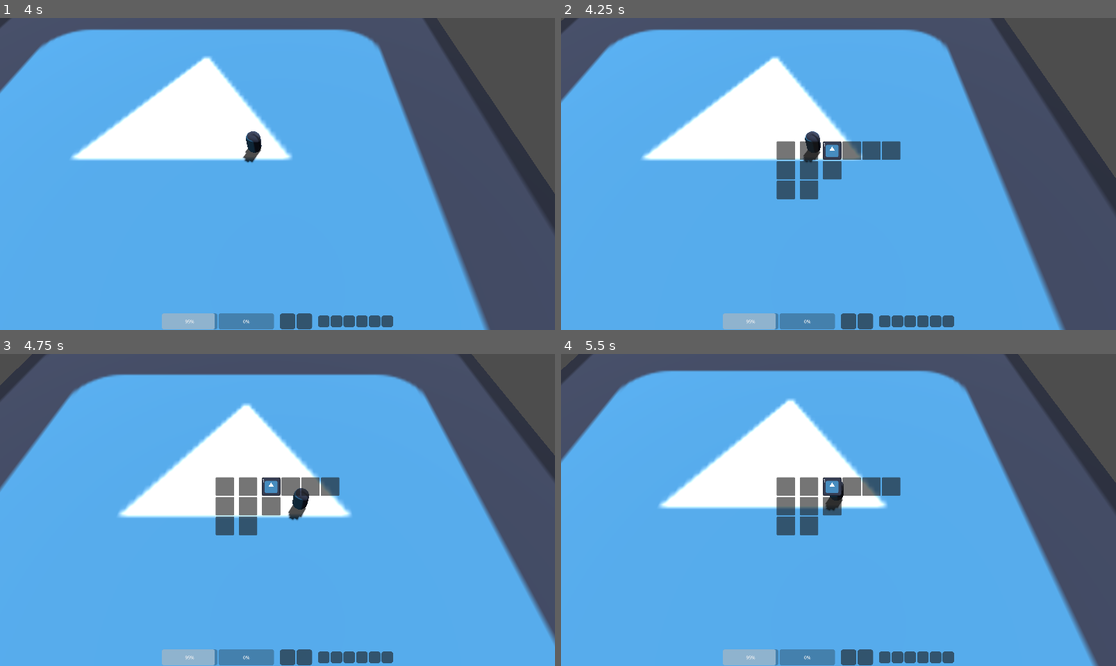
Above: before the commit, frames 1-4 (two rows, left to right).
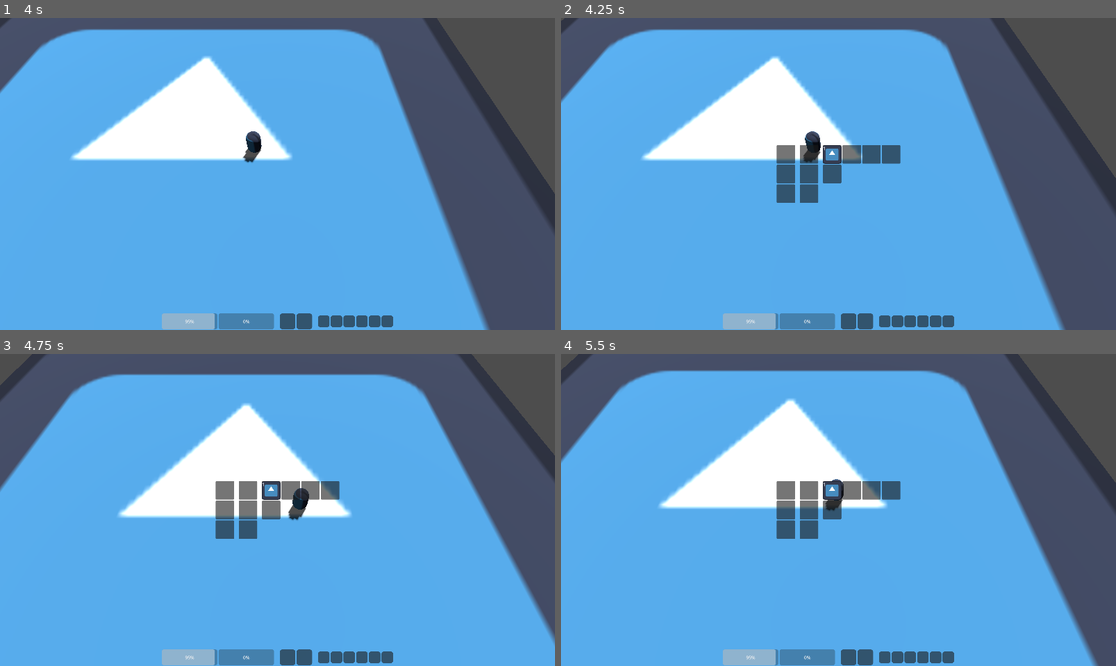
Above: after the commit, the same moments.

Repository: toledosq/godot_zombies
Game: Godot game, scene res://scenes/Main.tscn
Same seed, same stepped clock (60 frames per second), same inputs: the game is played once before the commit and once after it. The engine's default icon, where the game draws it, is replaced by a stand-in: a white triangle on a blue panel in a dark square.
Inputs (mouse positions are in pixels of both pictures, inside the frame that each line leads up to):
- Up to frame 1 (4 s): tap Enter at 0.5 s; move the mouse to (399, 158) at 0.52 s; hold D (move_right) 0.53-1.28 s; tap I (test_add_item) at 0.6, 1.55, 2.1, 3.05 s; tap O (test_remove_item) at 0.8, 1.35, 2.3, 3.8 s; move the mouse to (166, 189) at 1.27 s; hold S (move_back) 1.28-2.03 s; move the mouse to (333, 105) at 2.02 s; hold D (move_right) 2.03-2.78 s; move the mouse to (249, 236) at 2.77 s; hold W (move_forward) 2.78-3.53 s; tap J (test_damage) at 2.85 s; move the mouse to (444, 220) at 3.52 s; hold A (move_left) from 3.53 s (still down); tap K (test_heal) at 3.6 s
- Up to frame 2 (4.25 s): keep holding A (move_left); tap Tab (ui_inventory) at 4.15 s
- Up to frame 3 (4.75 s): keep holding A (move_left); move the mouse to (111, 463) at 4.27 s; tap O (test_remove_item) at 4.35 s; tap I (test_add_item) at 4.55 s
- Up to frame 4 (5.5 s): move the mouse to (866, 510) at 5.02 s; release A (move_left) at 5.03 s; hold S (move_back) from 5.03 s (still down); tap I (test_add_item) at 5.1 s; tap O (test_remove_item) at 5.3 s

Frame 1 is identical in both runs. In frame 2, 0.7% of the frame differs, in the area x 38-62%, y 39-60%; in frame 3, 0.8%; in frame 4, 0.8%.

Commit message:
Fixed some drap'n'drop bugs

Diff:
--- a/inventory/inventory.gd
+++ b/inventory/inventory.gd
@@ -1,81 +1,100 @@
-class_name Inventory extends Resource
+class_name Inventory
+extends Resource
 
-@export var max_slots: int = 30
+@export var max_slots: int = 10:
+	set(value):
+		max_slots = value
+		_ensure_slots_length()
+	get:
+		return max_slots
+
 @export var slots: Array[InventorySlot] = []
 
+func _init():
+	_ensure_slots_length()
 
 func has_space_for(item: ItemData, quantity: int = 1) -> bool:
 	var remaining = quantity
 
-	# First, check space in existing stacks
+	# 1) Fill existing partial stacks
 	for slot in slots:
-		if slot.item == item and slot.quantity > item.max_stack:
-			var space_in_stack = item.max_stack - slot.quantity
-			remaining -= min(space_in_stack, remaining)
+		if slot.item == item and slot.quantity < item.max_stack:
+			var space = item.max_stack - slot.quantity
+			remaining -= min(space, remaining)
 			if remaining <= 0:
-				return true # It all fits
+				return true	 # it all fits into existing stacks
 
-	# Next, check if there's space for new stacks
-	var free_slots = max_slots - slots.size()
-	var new_stacks_needed = ceil(float(remaining) / item.max_stack)
+	# 2) Count how many empty slots remain
+	var empty_slots = 0
+	for slot in slots:
+		if slot.item == null:
+			empty_slots += 1
 
-	# Return true/false depending on space
-	return new_stacks_needed <= free_slots
+	# How many new stacks we'd need?
+	var stacks_needed = ceil(remaining / float(item.max_stack))
 
+	return stacks_needed <= empty_slots
 
 func add_item(item: ItemData, quantity: int = 1) -> Dictionary:
 	var remaining = quantity
 	var added = 0
 
-	# Fill existing stacks
+	# 1) Top up existing stacks
 	for slot in slots:
 		if slot.item == item and slot.quantity < item.max_stack:
-			var space_in_stack = item.max_stack - slot.quantity
-			var to_add = min(space_in_stack, remaining)
+			var space = item.max_stack - slot.quantity
+			var to_add = min(space, remaining)
 			slot.quantity += to_add
 			added += to_add
 			remaining -= to_add
 			if remaining == 0:
 				break
 
-	# Add new stacks for leftovers
-	while remaining > 0 and slots.size() < max_slots:
-		var to_add = min(item.max_stack, remaining)
-		var new_slot = InventorySlot.new()
-		new_slot.item = item
-		new_slot.quantity = to_add
-		slots.append(new_slot)
-		added += to_add
-		remaining -= to_add
+	# 2) Create new stacks in empty slots
+	for slot in slots:
+		if remaining == 0:
+			break
+		if slot.item == null:
+			var to_add = min(item.max_stack, remaining)
+			slot.item = item
+			slot.quantity = to_add
+			added += to_add
+			remaining -= to_add
 
-	# Return a dictionary with details
 	return {
-		"added": added,			# total items successfully added
-		"rejected": remaining	# total items that overflowed
+		"added": added,		 # how many items went in
+		"rejected": remaining  # leftovers
 	}
-
 
 func remove_item(item: ItemData, quantity: int = 1) -> bool:
 	var remaining = quantity
 
 	for slot in slots:
 		if slot.item == item:
-			if slot.quantity >= remaining:
+			if slot.quantity > remaining:
 				slot.quantity -= remaining
-				if slot.quantity == 0:
-					slots.erase(slot)
 				return true
 			else:
 				remaining -= slot.quantity
-				slots.erase(slot)
-
-	# If we still have remaining quantity, we couldn't remove enough
+				# clear that slot instead of removing it
+				slot.item = null
+				slot.quantity = 0
+				if remaining == 0:
+					return true
+	# if we ran out of slots before removing everything...
 	return remaining == 0
 
+func swap_slots(a: int, b: int) -> void:
+	# no need to re-ensure length here
+	if a >= 0 and b >= 0 and a < max_slots and b < max_slots:
+		var tmp = slots[a]
+		slots[a] = slots[b]
+		slots[b] = tmp
 
-func get_quantity(item: ItemData) -> int:
-	var total = 0
-	for slot in slots:
-		if slot.item == item:
-			total += slot.quantity
-	return total
+func _ensure_slots_length() -> void:
+	# Expand with empty InventorySlot until we hit max_slots
+	while slots.size() < max_slots:
+		slots.append(InventorySlot.new())
+	# Trim extras if max_slots got smaller
+	while slots.size() > max_slots:
+		slots.pop_back()
--- a/inventory/inventory_component.gd
+++ b/inventory/inventory_component.gd
@@ -15,6 +15,7 @@
 
 func _ready() -> void:
 	print("InventoryComponent: Max Slots = %d" % max_slots)
+	print("InventoryComponent: Inventory reports max slots = %d" % inventory.max_slots)
 
 
 func add_item(item: ItemData, quantity: int = 1) -> Dictionary:
--- /dev/null
+++ b/inventory/inventory_slot_ui.gd
@@ -0,0 +1,80 @@
+class_name InventorySlotUI extends Panel
+
+@export var slot_index: int = 0
+
+var inv_comp: InventoryComponent
+var inventory: Inventory
+var square_size = Vector2(64, 64)
+
+@onready var icon: TextureRect = $Icon
+@onready var count_label:Label = $Count
+
+
+func _ready() -> void:
+	# Force icon to be exactly 64×64
+	icon.custom_minimum_size = square_size
+
+	# Use aspect-preserving scaling (it’ll downscale large textures, but never stretch them)
+	icon.stretch_mode = TextureRect.STRETCH_KEEP_ASPECT_CENTERED
+
+
+func setup(component: InventoryComponent, inv: Inventory) -> void:
+	inv_comp = component
+	inventory = inv_comp.inventory
+
+	# Listen for changes
+	inv_comp.connect("item_added", Callable(self, "_on_inventory_changed"))
+	inv_comp.connect("item_removed", Callable(self, "_on_inventory_changed"))
+	inv_comp.connect("inventory_full", Callable(self, "_on_inventory_full"))
+
+	refresh()
+
+
+func refresh() -> void:
+	# var slot = slot_index < inventory.slots.size() ? inventory.slots[slot_index] : null
+	var slot = inventory.slots[slot_index] if slot_index < inventory.slots.size() else null
+
+	if slot and slot.item and icon:
+		icon.texture = slot.item.icon
+		count_label.text = str(slot.quantity)
+		tooltip_text = slot.item.display_name
+	else:
+		if icon:
+			icon.texture = null
+		else:
+			print("No icon???")
+		if count_label:
+			count_label.text = ""
+		tooltip_text = ""
+
+func _on_inventory_changed(_item: ItemData, _qty: int) -> void:
+	refresh()
+
+# Drag & Drop hooks
+func _get_drag_data(_position: Vector2) -> Variant:
+	if slot_index >= inventory.slots.size(): return null
+	var slot = inventory.slots[slot_index]
+	if not slot.item: return null
+
+	# Package the source index
+	var data = { "from_index": slot_index }
+
+	# Make drag preview
+	var preview = TextureRect.new()
+	preview.texture = icon.texture
+	preview.stretch_mode = TextureRect.STRETCH_KEEP_ASPECT_CENTERED
+	preview.custom_minimum_size = square_size
+	set_drag_preview(preview)
+	return data
+
+func _can_drop_data(_position: Vector2, data: Variant) -> bool:
+	return data is Dictionary and data.has("from_index")
+
+func _drop_data(_position: Vector2, data: Variant) -> void:
+	var from_idx = data["from_index"]
+	var to_idx = slot_index
+	print("Dropping data")
+	inventory.swap_slots(from_idx, to_idx)
+
+	# Tell UI to redraw
+	inv_comp.emit_signal("item_removed", null, 0)
--- a/inventory/inventory_ui.gd
+++ b/inventory/inventory_ui.gd
@@ -4,10 +4,30 @@
 signal inventory_closed
 
 @export var columns: int = 4
+@export var slot_scene: PackedScene = preload("res://ui/InventorySlotUI.tscn")
 var inv_comp: InventoryComponent
 var inventory: Inventory
 
 @onready var grid: GridContainer = $CenterContainer/HBoxContainer/GridContainer
+
+
+func _ready() -> void:
+	visible = false
+
+
+func _input(event) -> void:
+	if event.is_action_pressed("ui_inventory"):
+		visible = not visible
+		_update_mouse_mode()
+
+
+func _update_mouse_mode() -> void:
+	if visible:
+		emit_signal("inventory_opened")
+		Input.set_mouse_mode(Input.MOUSE_MODE_VISIBLE)
+	else:
+		emit_signal("inventory_closed")
+		Input.set_mouse_mode(Input.MOUSE_MODE_CONFINED)
 
 
 func setup(component: InventoryComponent) -> void:
@@ -33,29 +53,10 @@
 
 func _populate_grid(slot_count: int) -> void:
 	for i in slot_count:
-		var panel = Panel.new()
-		panel.custom_minimum_size = Vector2(64,64)
-		panel.mouse_filter = Control.MOUSE_FILTER_PASS
-		panel.tooltip_text = ""
-
-		# Icon
-		var icon = TextureRect.new()
-		icon.name = "Icon"
-		icon.expand = true
-		icon.stretch_mode = TextureRect.STRETCH_KEEP_ASPECT_CENTERED
-		icon.set_anchors_and_offsets_preset(Control.PRESET_FULL_RECT)
-		panel.add_child(icon)
-
-		# Stack Count
-		var lbl = Label.new()
-		lbl.name = "Count"
-		lbl.anchor_right = 1.0
-		lbl.anchor_bottom = 1.0
-		lbl.offset_right = -4
-		lbl.offset_bottom = -4
-		panel.add_child(lbl)
-
-		grid.add_child(panel)
+		var slot_ui = slot_scene.instantiate() as InventorySlotUI
+		slot_ui.slot_index = i
+		grid.add_child(slot_ui)
+		slot_ui.setup(inv_comp, inventory)
 
 
 func _on_inventory_changed(_item: ItemData, _qty: int) -> void:
@@ -67,35 +68,6 @@
 
 
 func _refresh_all() -> void:
-	# Loop 0..max_slots-1
 	for i in inventory.max_slots:
-		var panel = grid.get_child(i)
-		if i < inventory.slots.size() and inventory.slots[i].item:
-			var slot = inventory.slots[i]
-			# Load icon
-			panel.get_node("Icon").texture = slot.item.icon
-			panel.get_node("Count").text = str(slot.quantity)
-			panel.tooltip_text = slot.item.display_name
-		else:
-			panel.get_node("Icon").texture = null
-			panel.get_node("Count").text = ""
-			panel.tooltip_text = ""
-
-
-func _ready() -> void:
-	visible = false
-
-
-func _input(event) -> void:
-	if event.is_action_pressed("ui_inventory"):
-		visible = not visible
-		_update_mouse_mode()
-
-
-func _update_mouse_mode() -> void:
-	if visible:
-		emit_signal("inventory_opened")
-		Input.set_mouse_mode(Input.MOUSE_MODE_VISIBLE)
-	else:
-		emit_signal("inventory_closed")
-		Input.set_mouse_mode(Input.MOUSE_MODE_CONFINED)
+		var slot_ui = grid.get_child(i) as InventorySlotUI
+		slot_ui.refresh()
--- a/scenes/Player.tscn
+++ b/scenes/Player.tscn
@@ -108,9 +108,6 @@
 custom_minimum_size = Vector2(64, 64)
 layout_mode = 2
 
-[node name="Label" type="Label" parent="InventoryUI/CenterContainer/HBoxContainer/WeaponContainer"]
-layout_mode = 2
-
 [node name="ArmorContainer" type="VBoxContainer" parent="InventoryUI/CenterContainer/HBoxContainer"]
 layout_mode = 2
 
--- /dev/null
+++ b/ui/InventorySlotUI.tscn
@@ -0,0 +1,24 @@
+[gd_scene load_steps=2 format=3 uid="uid://wbub15ovvh0y"]
+
+[ext_resource type="Script" uid="uid://d0g1vcsgy2bla" path="res://inventory/inventory_slot_ui.gd" id="1_em717"]
+
+[node name="InventorySlotUI" type="Panel"]
+custom_minimum_size = Vector2(64, 64)
+anchors_preset = 15
+anchor_right = 1.0
+anchor_bottom = 1.0
+grow_horizontal = 2
+grow_vertical = 2
+script = ExtResource("1_em717")
+
+[node name="Icon" type="TextureRect" parent="."]
+layout_mode = 0
+offset_right = 40.0
+offset_bottom = 40.0
+expand_mode = 2
+stretch_mode = 5
+
+[node name="Count" type="Label" parent="."]
+layout_mode = 0
+offset_right = 40.0
+offset_bottom = 23.0
Not shown, added: inventory/inventory_slot_ui.gd.uid
